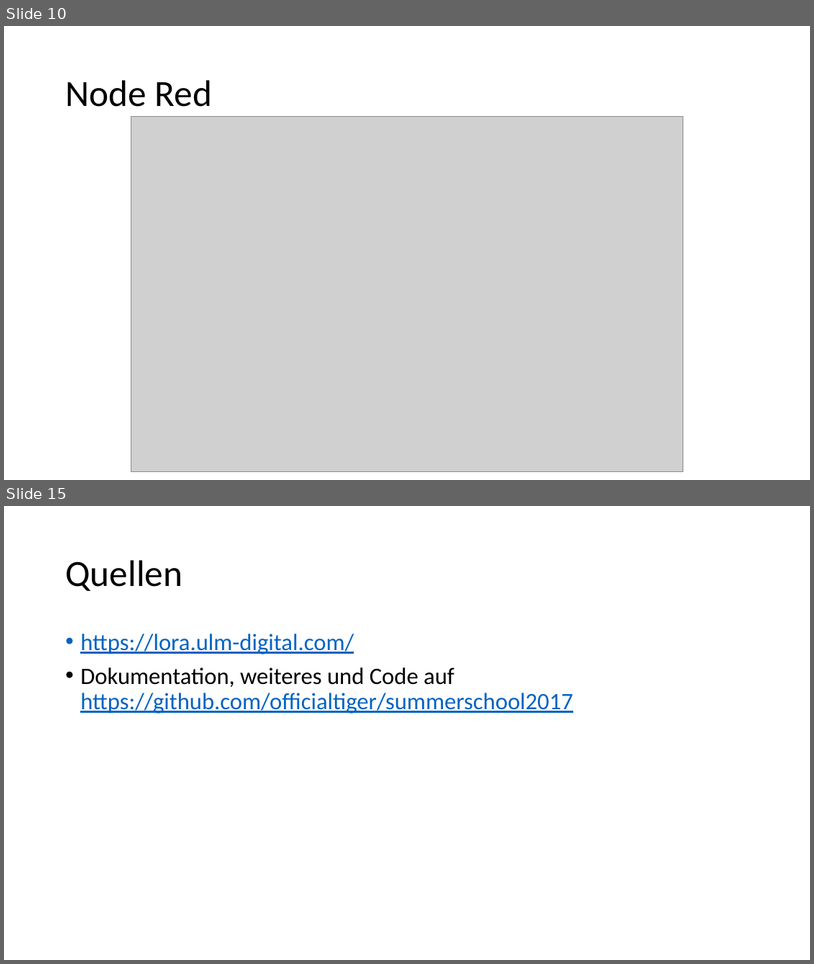
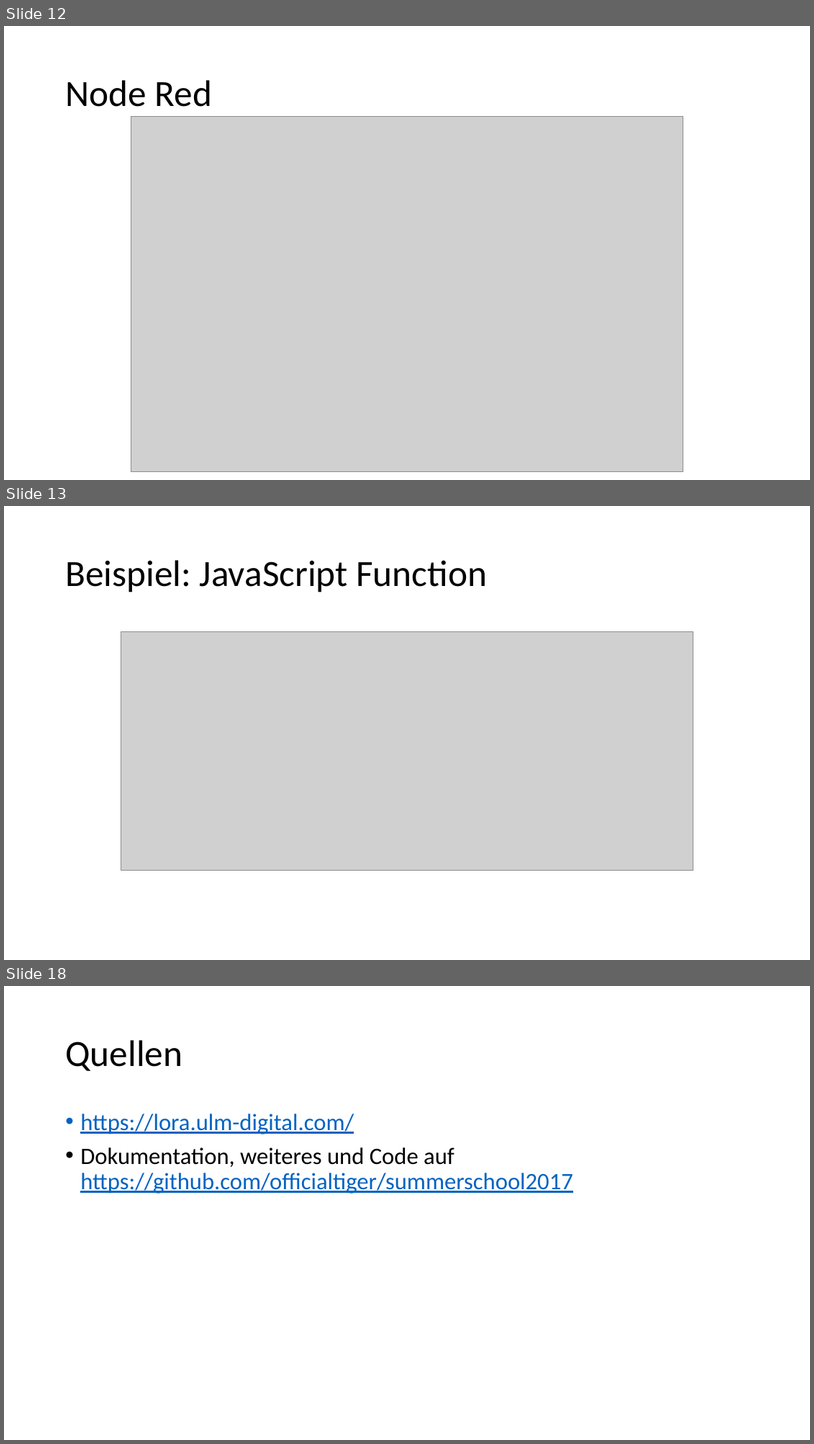
Before and after one commit to wh1tewid0w/summerschool2017, a slide deck: presentations/projectfinal-04-08-17.pptx. Shown one above the other, each under a label of ours: slides 10 and 15 before the commit, slides 12, 13 and 18 after it; the slides between them are not shown. The pictures are 814x964 and 814x1444 pixels, drawn with LibreOffice and Linux fonts; fonts in the diff are those of the drawing; grey boxes stand for pictures; background and template pictures are left out. Boxes give left, top, right and bottom in pixels: in the first picture for what was removed or moved away, otherwise in the second. Text is boxed around its words. In the diff, an @@ line names an element or a change of style, - is before the commit and + after.

```diff
--- a/presentations/projectfinal-04-08-17.pptx
+++ b/presentations/projectfinal-04-08-17.pptx
@@ slide 13 added at (x1=4, y1=506, x2=810, y2=960), background #FFFFFF @@
@@ title added at (x1=65, y1=560, x2=487, y2=592), 44 pt, text #000000 @@
+Beispiel: JavaScript Function
@@ picture added at (x1=121, y1=632, x2=694, y2=870) @@
@@ what was slide 10 is now slide 12 @@
@@ what was slide 15 is now slide 18 @@
```
Also in this commit, not shown: 6 slides changed, 5 other slides added, 3 slides removed, 2 other files.
